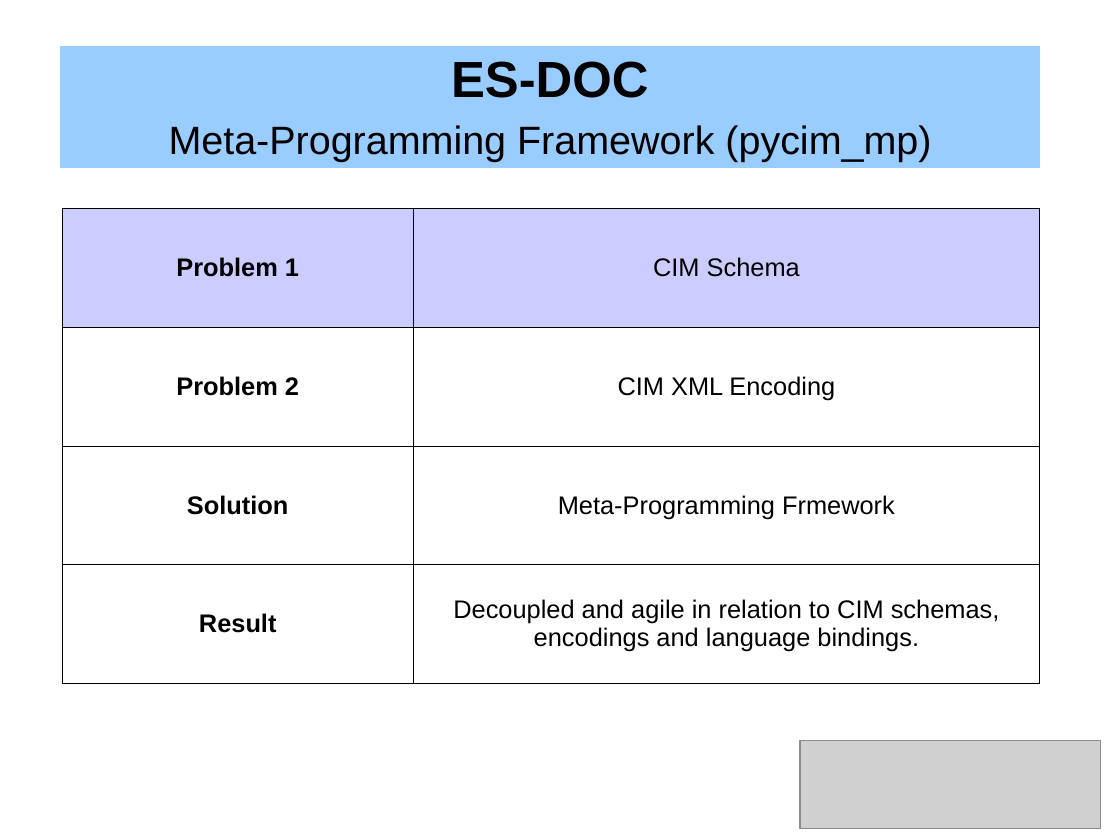
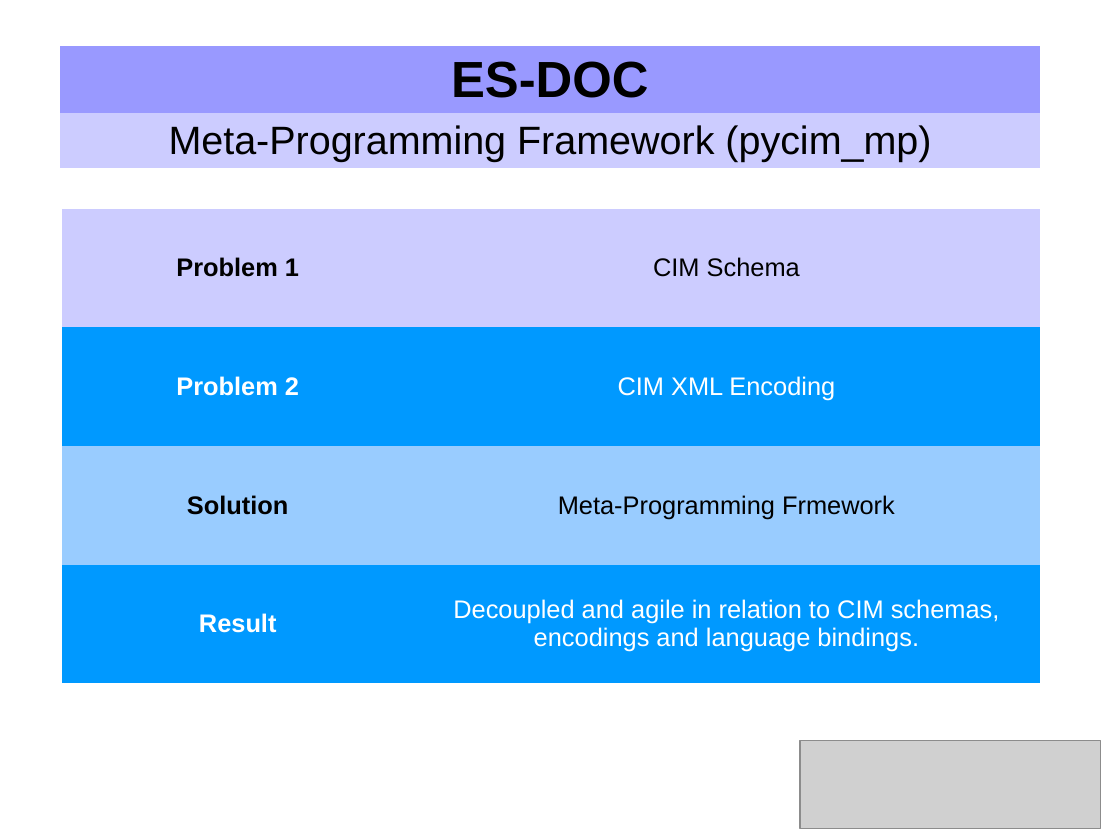
Before and after one commit to ES-DOC/esdoc-docs, a slide deck: slide 6 of presentations/ES-DOC-Introduction.odp. Drawn at 1120x840 pixels with LibreOffice and Linux fonts; fonts in the diff are those of the drawing; grey boxes stand for pictures. Boxes give left, top, right and bottom in pixels: in the first picture for what was removed or moved away, otherwise in the second. Text is boxed around its words. In the diff, an @@ line names an element or a change of style, - is before the commit and + after.

```diff
--- a/presentations/ES-DOC-Introduction.odp
+++ b/presentations/ES-DOC-Introduction.odp
@@ table at [60, 47, 1041, 169] @@
@@ fill #99CCFF to #9999FF in row 1, column 1 @@
@@ fill #99CCFF to #CCCCFF in row 2, column 1 @@
@@ table at [62, 208, 1040, 683] @@
@@ fill none to #0099FF in 4 cells @@
@@ fill none to #99CCFF in row 3 @@
@@ text colour #000000 to #FFFFFF in "Problem 2", "CIM XML Encoding", "Result", "Decoupled and agile in relation to CIM ..." @@
@@ borders changed @@
```
Also in this commit, not shown: 8 other slides changed, 3 other files.
